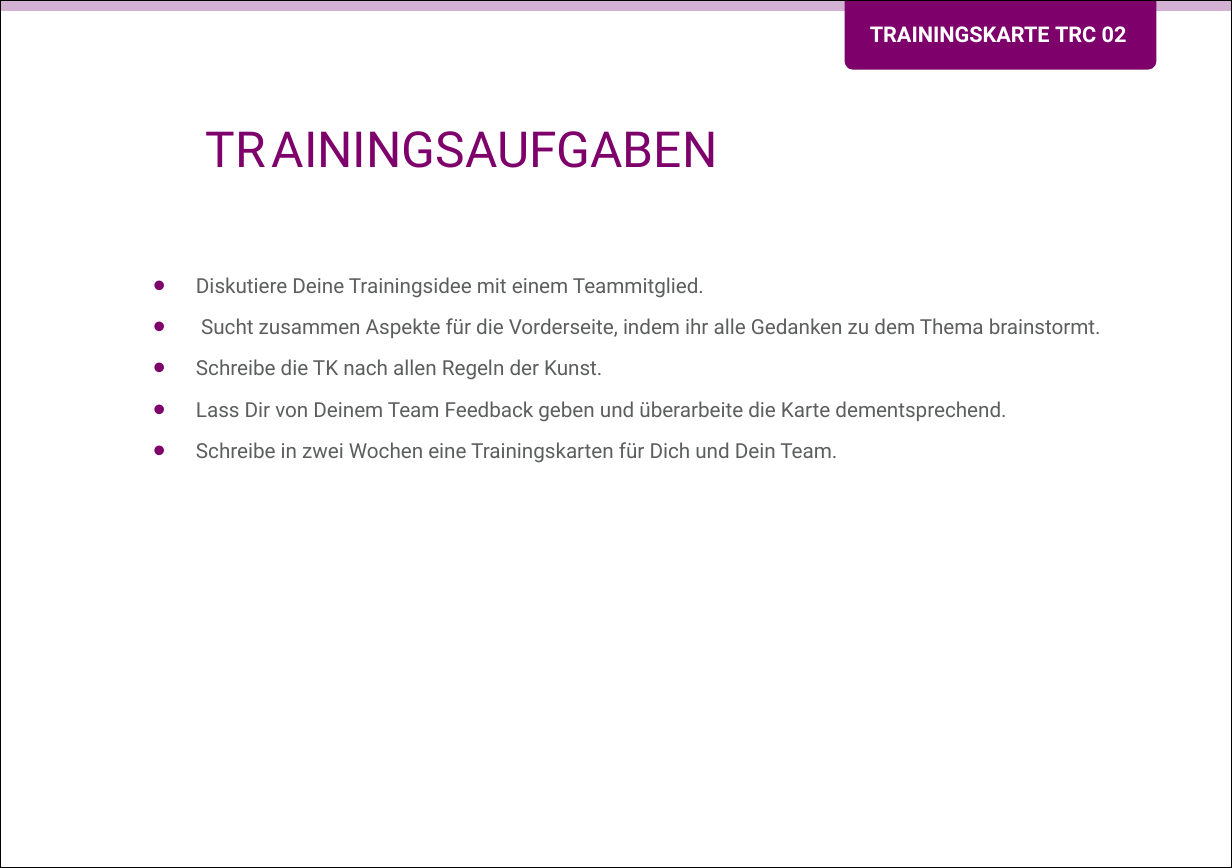
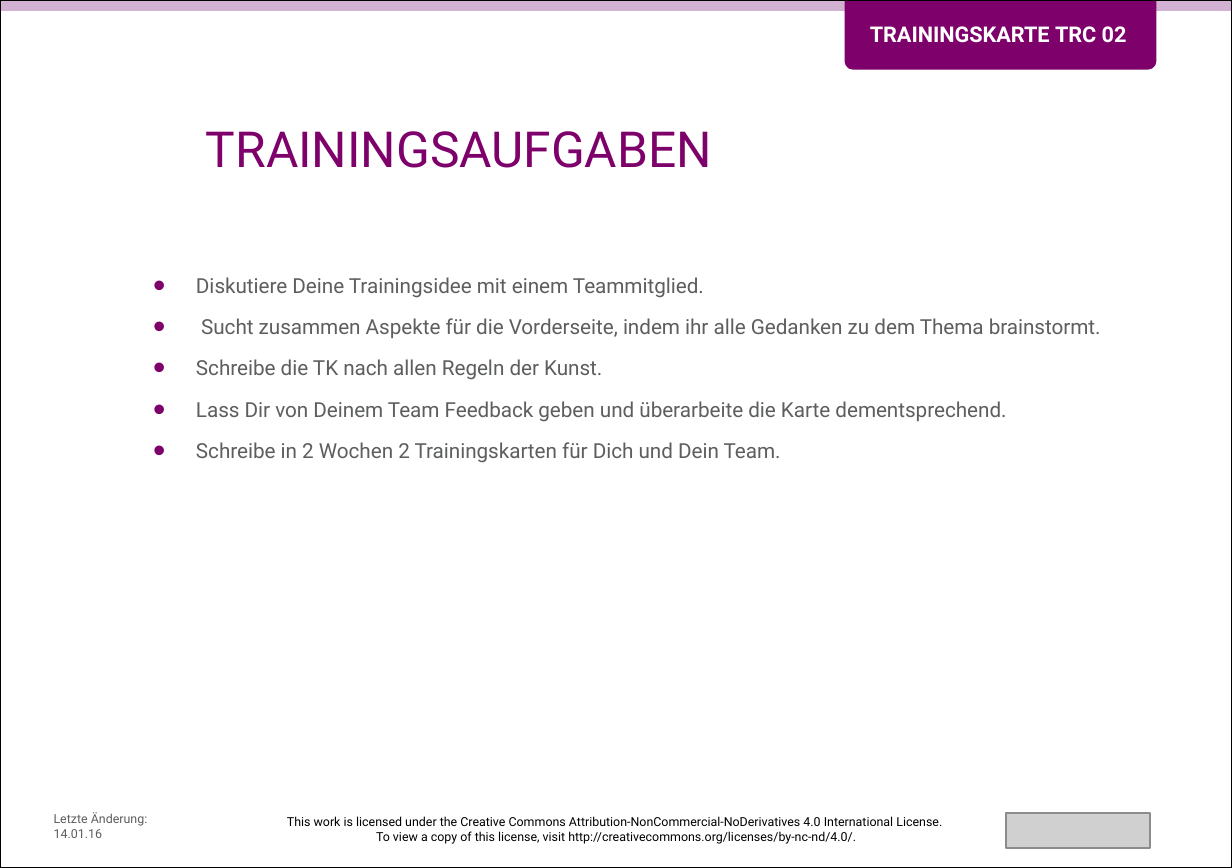
Before and after one commit to Teamtool/training-materials, a slide deck: slide 2 of training-cards/music moves/Training Cards (TRC)/ger/apprentice/ger_TRC_02_Trainingskarten_schreiben_MM_A.pptx. Drawn at 1232x868 pixels with LibreOffice and Linux fonts; fonts in the diff are those of the drawing; grey boxes stand for pictures; background and template pictures are left out. Boxes give left, top, right and bottom in pixels: in the first picture for what was removed or moved away, otherwise in the second. Text is boxed around its words. In the diff, an @@ line names an element or a change of style, - is before the commit and + after.

```diff
--- a/training-cards/music moves/Training Cards (TRC)/ger/apprentice/ger_TRC_02_Trainingskarten_schreiben_MM_A.pptx
+++ b/training-cards/music moves/Training Cards (TRC)/ger/apprentice/ger_TRC_02_Trainingskarten_schreiben_MM_A.pptx
@@ text at (206, 131, 712, 168): spaces changed @@
-TR AININGSAUFGABEN
+TRAININGSAUFGABEN
@@ text at (196, 442, 781, 463): text changed @@
-• Schreibe in zwei Wochen eine Trainingskarten für Dich und Dein Team.
+• Schreibe in 2 Wochen 2 Trainingskarten für Dich und Dein Team.
@@ text added at (54, 812, 147, 838), 6 pt, text #5D5E5F @@
+Letzte Änderung: 14.01.16
@@ text added at (287, 816, 942, 844), 6 pt, text #000000 @@
+This work is licensed under the Creative Commons Attribution-NonCommercial-NoDerivatives 4.0 International License.
+To view a copy of this license, visit http://creativecommons.org/licenses/by-nc-nd/4.0/.
@@ picture added at (1006, 813, 1150, 848) @@
```
Also in this commit, not shown: 1 other slide changed, 3 other files.
